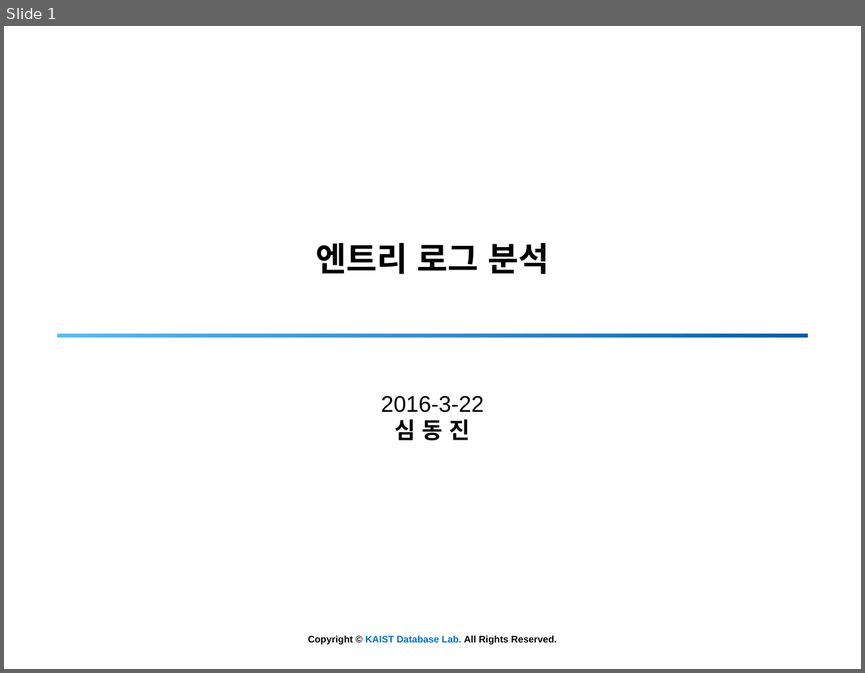
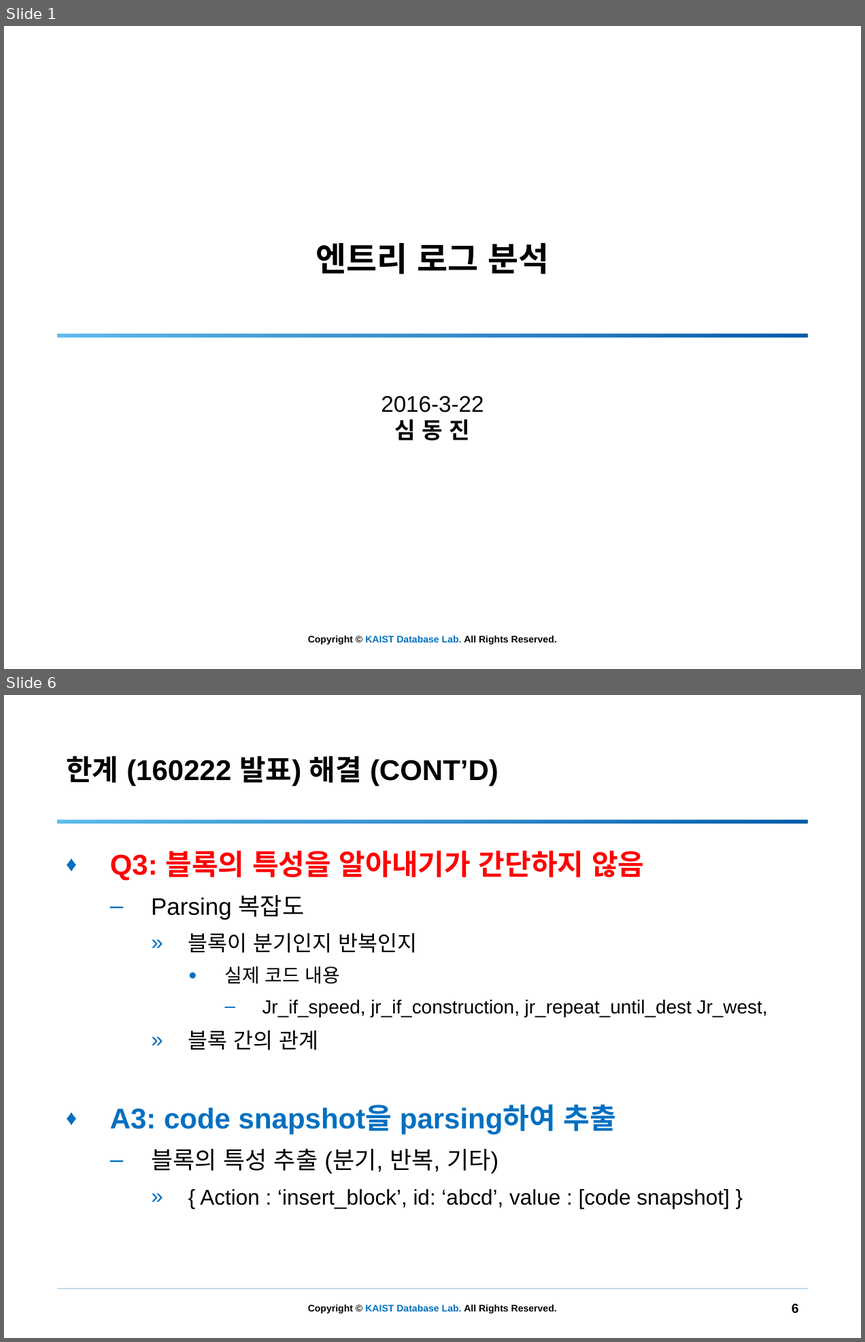
Before and after one commit to simdj/entry_log_analysis, a slide deck: 160322 로그분석.pptx. Shown one above the other, each under a label of ours: slide 1 before the commit, slides 1 and 6 after it; the slides between them are not shown. The pictures are 865x673 and 865x1342 pixels, drawn with LibreOffice and Linux fonts; fonts in the diff are those of the drawing; background and template pictures are left out. Boxes give left, top, right and bottom in pixels: in the first picture for what was removed or moved away, otherwise in the second. Text is boxed around its words. In the diff, an @@ line names an element or a change of style, - is before the commit and + after.

```diff
--- a/160322 로그분석.pptx
+++ b/160322 로그분석.pptx
@@ slide 6 added at (x1=4, y1=695, x2=861, y2=1338), background #FFFFFF; not listed: 1 template element that a slide beside it also shows @@
@@ title added at (x1=66, y1=756, x2=498, y2=786), 30 pt, text #000000, bold, small capitals @@
+한계 (160222 발표) 해결 (cont’d)
@@ rectangle added at (x1=57, y1=820, x2=807, y2=824), fill gradient #5FBEED to #0070C0 to #015CAA @@
@@ text added at (x1=110, y1=850, x2=768, y2=1208), 18 pt, text #000000 @@
+♦ Q3: 블록의 특성을 알아내기가 간단하지 않음
+  – Parsing 복잡도
+    » 블록이 분기인지 반복인지
+      ● 실제 코드 내용
+        – Jr_if_speed, jr_if_construction, jr_repeat_until_dest Jr_west,
+    » 블록 간의 관계
+♦ A3: code snapshot을 parsing하여 추출
+  – 블록의 특성 추출 (분기, 반복, 기타)
+    » { Action : ‘insert_block’, id: ‘abcd’, value : [code snapshot] }
@@ line added from (57, 1288) to (808, 1288), #0070C0 0.25 pt @@
@@ page number added at (x1=791, y1=1303, x2=799, y2=1312), 11 pt, text #000000, bold @@
+6
```
Also in this commit, not shown: 7 slides changed, 24 other slides added, 5 slides removed, 14 other files.
